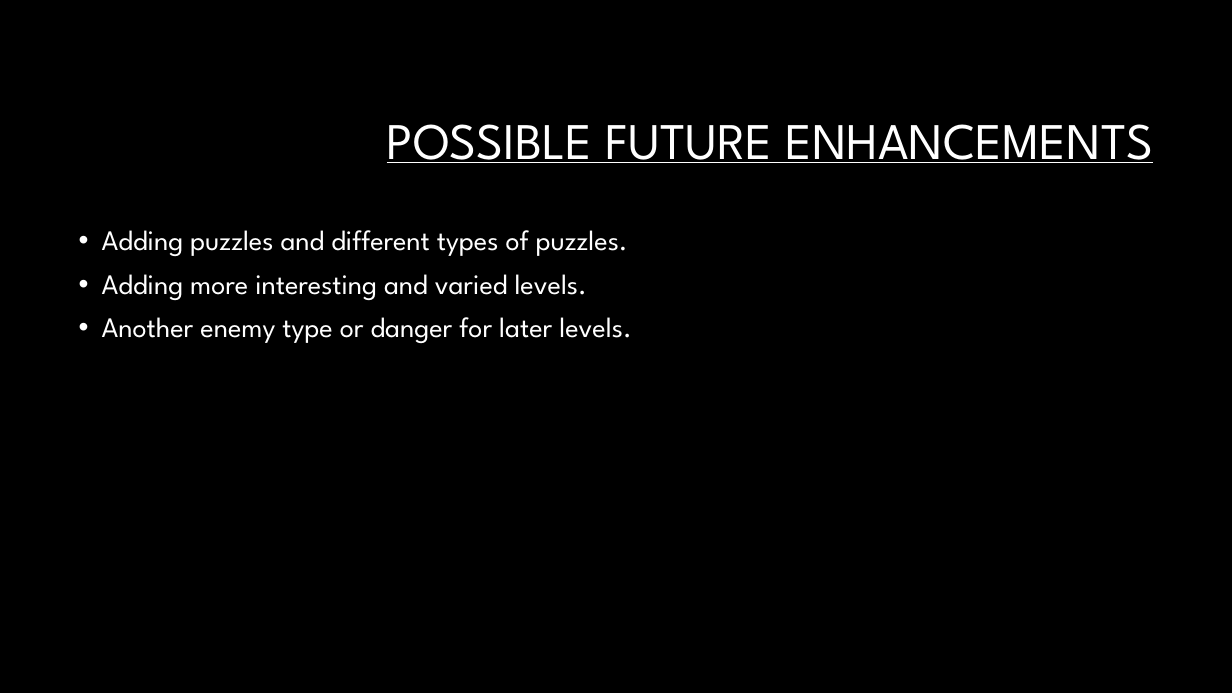
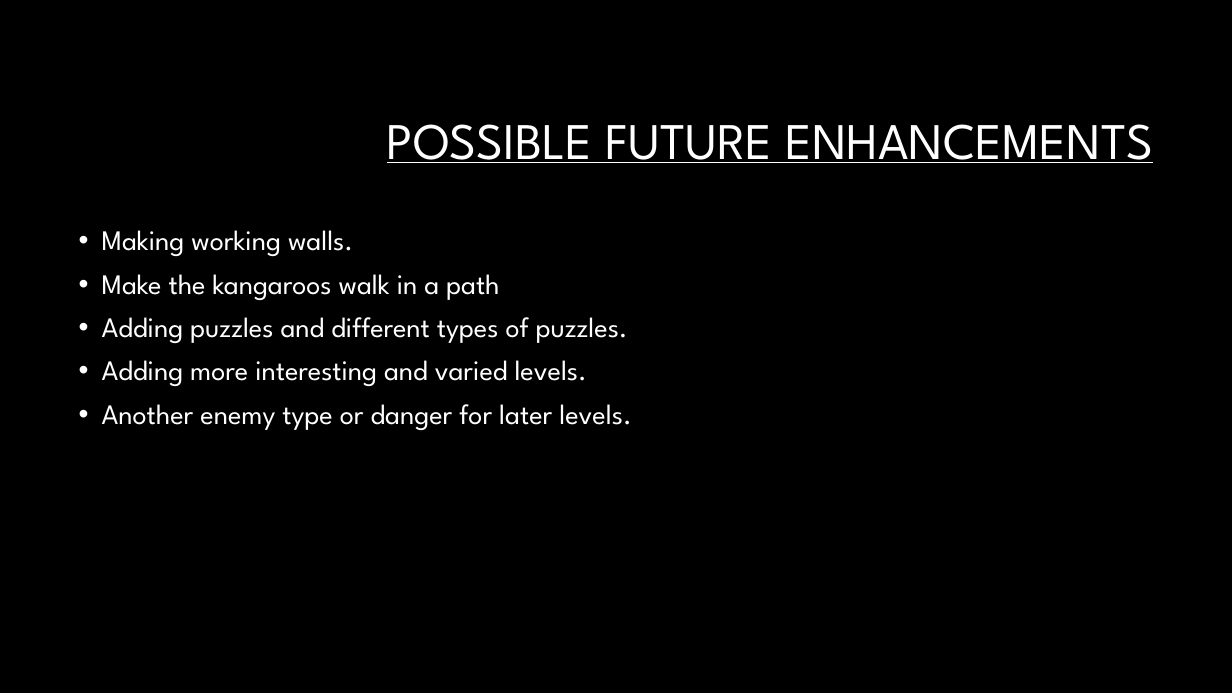
Before and after one commit to RuustyBucket/Game-Project, a slide deck: slide 6 of Wombat Runner.pptx. Drawn at 1232x693 pixels with LibreOffice and Linux fonts; fonts in the diff are those of the drawing; background and template pictures are left out. Boxes give left, top, right and bottom in pixels: in the first picture for what was removed or moved away, otherwise in the second. Text is boxed around its words. In the diff, an @@ line names an element or a change of style, - is before the commit and + after.

```diff
--- a/Wombat Runner.pptx
+++ b/Wombat Runner.pptx
@@ text at (102,230,500,300): paragraphs added @@
+• Making working walls.
+• Make the kangaroos walk in a path
```
Also in this commit, not shown: 2 other slides changed, 33 other files.
